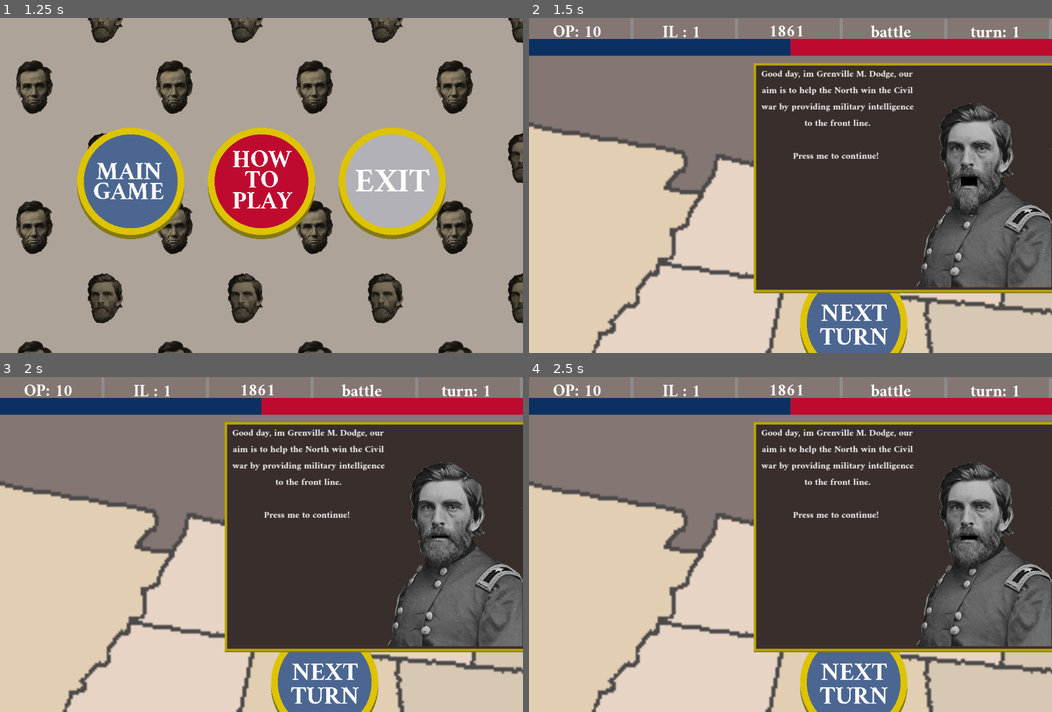
Above: before the commit, frames 1-4 (two rows, left to right).
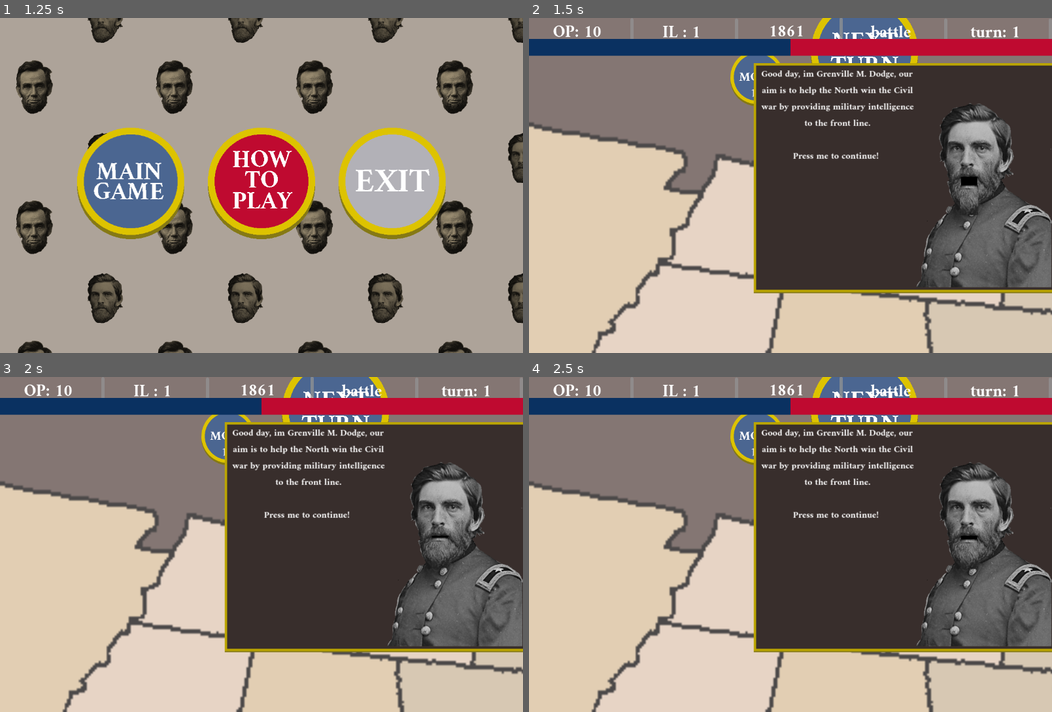
Above: after the commit, the same moments.

Repository: jsteele15/hagj9
Game: Godot game, scene res://scenes/main_menu.tscn
The game is run twice, just before and just after one commit, with the same random seed, the same clock (stepped at 60 frames per second) and the same inputs.
Inputs (mouse positions are in pixels of both pictures, inside the frame that each line leads up to):
- Up to frame 1 (1.25 s): move the mouse to (130, 185) at 0.52 s; press the mouse at (130, 185) at 0.53 s; hold 1 (upbut) from 0.53 s (still down); tap 5 (counteres, bound only after the commit) at 0.8 s
- Up to frame 2 (1.5 s): move the mouse to (790, 185) at 1.27 s; release 1 (upbut) at 1.28 s; release the mouse at (790, 185) at 1.28 s; hold 2 (downbut) from 1.28 s (still down); tap 5 (counteres, bound only after the commit) at 1.35 s
- Up to frame 3 (2 s): keep holding 2 (downbut); click (261, 544) at 1.55 s
- Up to frame 4 (2.5 s): tap Enter at 2 s; move the mouse to (848, 618) at 2.02 s; release 2 (downbut) at 2.03 s; press the mouse at (848, 618) at 2.03 s; hold 1 (upbut) from 2.03 s (still down); tap 5 (counteres, bound only after the commit) at 2.3 s

Frame 1 is identical in both runs. In frame 2, 5.6% of the frame differs, in the area x 38-75%, y 0-100%; in frame 3, 5.6%; in frame 4, 5.6%.
Error before the commit: Invalid access to property or key 'alertness' on a base object of type 'Node2D (spy_centers.gd)'. (res://scenes/tutorial.gd:116)
Error after the commit: Invalid access to property or key 'position' on a base object of type 'null instance'. (res://scenes/ui_butts.gd:18)

Commit message:
counter
- added counter espi
- moved ui around

Diff:
--- a/spygame/project.godot
+++ b/spygame/project.godot
@@ -73,6 +73,11 @@
 "events": [Object(InputEventKey,"resource_local_to_scene":false,"resource_name":"","device":-1,"window_id":0,"alt_press …(192 unchanged characters)…
 ]
 }
+counteres={
+"deadzone": 0.5,
+"events": [Object(InputEventKey,"resource_local_to_scene":false,"resource_name":"","device":-1,"window_id":0,"alt_pressed":false,"shift_pressed":false,"ctrl_pressed":false,"meta_pressed":false,"pressed":false,"keycode":0,"physical_keycode":53,"key_label":0,"unicode":53,"location":0,"echo":false,"script":null)
+]
+}
 
 [input_devices]
 
--- a/spygame/scenes/spy_centers.gd
+++ b/spygame/scenes/spy_centers.gd
@@ -21,6 +21,8 @@
 ###this is to work out its level of recon or if its currently reconing
 var reconing = false
 var recon_lv = 1
+var counter_esp = false
+var count_lv = 1
 
 ###so you cant use the same place over and over again
 var percentage = 100
@@ -40,6 +42,13 @@
 
 		$SpyCenter/perc.text = "{perc}%".format({"perc": percentage/times_used})
 
+
+	if counter_esp == true:
+		$SpyCenter/CounterEsp.visible = true
+		if count_lv > -1:
+			$SpyCenter/CounterEsp.frame = count_lv
+	if counter_esp == false:
+		$SpyCenter/CounterEsp.visible = false
 
 	if reconing == true:
 		$SpyCenter/SpyGlass.visible = true
@@ -87,6 +96,14 @@
 				reconing = true
 				$shush.play()
 
+	if event.is_action_pressed("left_click") and entered == true and level_info.current_action == 5:
+		if operational == true and counter_esp == false:
+			##put some cost in, it all needs changing later
+			if level_info.op - 5 >= 0:
+				level_info.op -= 5
+				counter_esp = true
+				reconing = false
+
 
 
 func _on_area_2d_mouse_entered() -> void:
--- a/spygame/scenes/spy_centers.tscn
+++ b/spygame/scenes/spy_centers.tscn
@@ -1,9 +1,10 @@
-[gd_scene load_steps=8 format=3 uid="uid://cpicmd3ka8vva"]
+[gd_scene load_steps=9 format=3 uid="uid://cpicmd3ka8vva"]
 
 [ext_resource type="Script" path="res://scenes/spy_centers.gd" id="1_5n4o1"]
 [ext_resource type="Texture2D" uid="uid://cmihopck0gbdo" path="res://res/spy_center.png" id="1_u3exb"]
 [ext_resource type="Texture2D" uid="uid://f7pnmtcs2cod" path="res://res/spy_glass.png" id="3_jr71s"]
 [ext_resource type="FontFile" uid="uid://ljumcpkmeute" path="res://res/amiri/Amiri-Bold.ttf" id="4_adjsc"]
+[ext_resource type="Texture2D" uid="uid://dpxpfvd6mkswb" path="res://res/counter_esp.png" id="4_gihxe"]
 [ext_resource type="AudioStream" uid="uid://r3or3hwomphx" path="res://res/Construction sound.wav" id="5_nf8ay"]
 [ext_resource type="AudioStream" uid="uid://crdvi00mb1ewd" path="res://res/shush-90127.mp3" id="6_5h0a8"]
 
@@ -44,6 +45,12 @@
 scale = Vector2(0.7, 0.7)
 texture = ExtResource("1_u3exb")
 
+[node name="CounterEsp" type="Sprite2D" parent="SpyCenter"]
+visible = false
+position = Vector2(0, -1)
+texture = ExtResource("4_gihxe")
+hframes = 2
+
 [node name="SpyGlass" type="Sprite2D" parent="SpyCenter"]
 position = Vector2(0, -1)
 texture = ExtResource("3_jr71s")
--- a/spygame/scenes/ui_butts.gd
+++ b/spygame/scenes/ui_butts.gd
@@ -2,21 +2,21 @@
 
 ###this will control the layout of the ui on the screen
 
-@onready var button_list = [$upgrade, $close, $recon, $intel, $turnbut]
+@onready var button_list = [$upgrade, $close, $recon, $count, $intel, $turnbut]
 
 func _ready() -> void:
-
+	print(get_viewport_rect())
 	$".".position.y = 220 #get_viewport_rect().size[1] + 40
 
 	$".".size.x = get_viewport_rect().size[0]
 	$".".size.y = get_viewport_rect().size[1]
 	#works out the size of the map then places the buttons in the relevant areas
 	var cut_but_x = get_viewport_rect().size[0] /5
-	var cut_but_y = get_viewport_rect().size[1] /7
+	var cut_but_y = get_viewport_rect().size[1] /6
 	for b in range(len(button_list)):
-		if b <= 3:
+		if b <= 4:
 			button_list[b].position.y = cut_but_y * (b )
 			button_list[b].position.x = get_viewport_rect().size[0] - button_list[b].size
 		else:
-			button_list[b].position.y = cut_but_y * (b ) + 60
-			button_list[b].position.x = get_viewport_rect().size[0] - button_list[b].size
+			button_list[b].position.y = cut_but_y * (b -1)
+			button_list[b].position.x = - 30
--- a/spygame/scenes/war_map.gd
+++ b/spygame/scenes/war_map.gd
@@ -62,8 +62,8 @@
 
 
 	###to set the card in the right place
-	$battle_card.position.x = get_viewport_rect().size[0]/2 -300
-	$battle_card.position.y = get_viewport_rect().size[1] + 400
+	$battle_card.position.x = -740
+	#$battle_card.position.y = get_viewport_rect().size[1] + 400
 
 func _process(delta: float) -> void:
 	##this counts how mant active sights there are
@@ -100,6 +100,19 @@
 		###this increases your power depending on if theyre active
 		for c in range(len(spy_center_list)):
 			if spy_center_list[c].operational == true:
+
+				###for the counter espionage thing, thisll activate first as it seems less punishing
+				if spy_center_list[c].counter_esp == true:
+					spy_center_list[c].count_lv -= 1
+
+					###need to add a cost to this otherwise its free
+
+					if spy_center_list[c].count_lv == -1:
+						level_info.alertness -= get_viewport_rect().size[0]/4
+						spy_center_list[c].count_lv = 1
+						spy_center_list[c].counter_esp = false
+					else:
+						pass
 
 
 				##this adds alertness to spy centers
@@ -210,8 +223,8 @@
 	if $fill.size.x < level_info.alertness:
 		$fill.size.x += 2
 	#this needs more work so it doesnt jump around
-	#if $fill.size.x > level_info.alertness:
-		#$fill.size.x -= 20
+	if $fill.size.x > level_info.alertness:
+		$fill.size.x -= 2
 
 func _input(event: InputEvent) -> void:
 	if event.is_action_pressed("reload"):
--- a/spygame/scenes/war_map.tscn
+++ b/spygame/scenes/war_map.tscn
@@ -412,8 +412,14 @@
 fra = 6
 activated = 4
 
+[node name="count" parent="Camera2D/ui_butts" instance=ExtResource("5_kdkj2")]
+position = Vector2(890, -83)
+scale = Vector2(0.5, 0.5)
+fra = 8
+activated = 5
+
 [node name="turnbut" parent="Camera2D/ui_butts" instance=ExtResource("6_tgcpb")]
-position = Vector2(936, -132)
+position = Vector2(1164, -94)
 
 [node name="game_stats" type="Control" parent="Camera2D"]
 layout_mode = 3
@@ -513,12 +519,12 @@
 
 [node name="fader" type="Sprite2D" parent="."]
 modulate = Color(0.901961, 0.839216, 0.776471, 0)
-position = Vector2(579, 627)
+position = Vector2(504, 749)
 texture = ExtResource("2_tocqt")
 
 [node name="end_screen" parent="." instance=ExtResource("15_dkfr7")]
-position = Vector2(463, -724)
+position = Vector2(388, -653)
 scale = Vector2(2, 2)
 
 [node name="battle_card" parent="." instance=ExtResource("8_j3lif")]
-position = Vector2(308, 1200)
+position = Vector2(-737, 64)
--- a/spygame/top_files/game_vars.gd
+++ b/spygame/top_files/game_vars.gd
@@ -58,6 +58,9 @@
 	if event.is_action_pressed("opbut"):
 		current_action = 4
 
+	if event.is_action_pressed("counteres"):
+		current_action = 5
+
 	if event.is_action_pressed("newturn"):
 		new_turn = true
 
--- a/spygame/ui/battle_card.gd
+++ b/spygame/ui/battle_card.gd
@@ -47,8 +47,9 @@
 		if $battle_sound.volume_db < 1:
 			$battle_sound.volume_db += 0.05
 
-		if $".".position.y > 180:
-			$".".position.y -= 20
+		###this is the position of the battle card whilst open
+		if $".".position.x < get_viewport_rect().size[0]/2 - 370:
+			$".".position.x += 10
 		else:
 			if timer_set == false:
 				$battle_sound.play()
@@ -64,8 +65,9 @@
 		if $battle_sound.volume_db > -10:
 			$battle_sound.volume_db -= 0.25
 
-		if $".".position.y < get_viewport_rect().size[1] + 400:
-			$".".position.y += 20
+		##this is whilst its closed
+		if $".".position.x > -740:
+			$".".position.x -= 20
 
 		else:
 			###so this is for resetting all of the triggers
--- a/spygame/ui/buttons.tscn
+++ b/spygame/ui/buttons.tscn
@@ -12,7 +12,7 @@
 [node name="TempButs" type="Sprite2D" parent="."]
 position = Vector2(-1, -1)
 texture = ExtResource("2_xbqkg")
-hframes = 8
+hframes = 10
 
 [node name="Area2D" type="Area2D" parent="."]
 
Binary file added: spygame/res/counter_esp.png
Not shown, added: spygame/res/counter_esp.png.import
Binary file changed: spygame/res/temp_buts.png
Not shown, changed: spygame/index.html
Not shown, changed: spygame/index.pck
